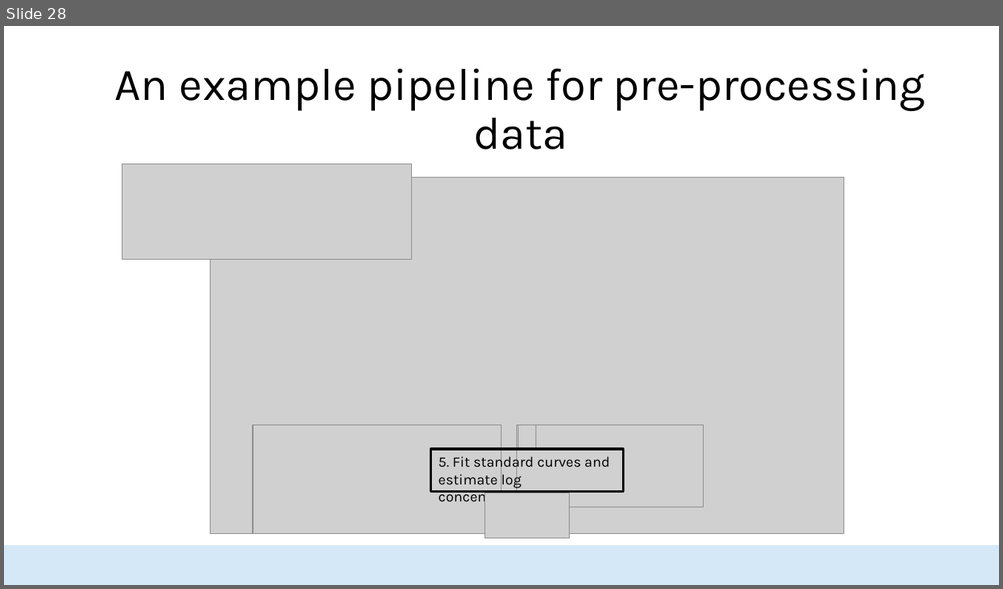
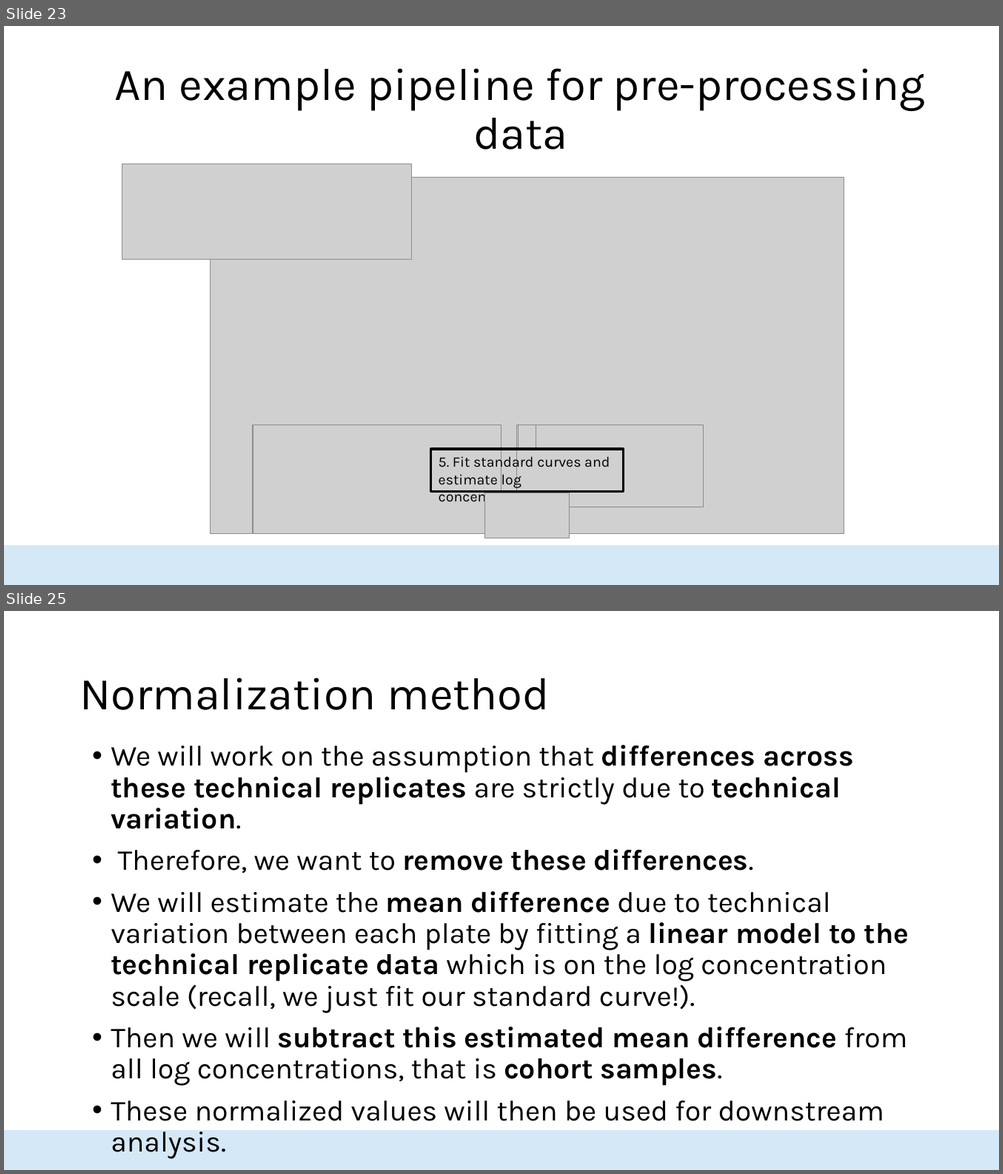
Before and after one commit to HopkinsIDD/seroanalytics_workshop, a slide deck: Lecture 2/Lecture 2 draft V2.pptx. Shown one above the other, each under a label of ours: slide 28 before the commit, slides 23 and 25 after it; the slides between them are not shown. The pictures are 1003x589 and 1003x1174 pixels, drawn with LibreOffice and Linux fonts; fonts in the diff are those of the drawing; grey boxes stand for pictures; background and template pictures are left out. Boxes give left, top, right and bottom in pixels: in the first picture for what was removed or moved away, otherwise in the second. Text is boxed around its words. In the diff, an @@ line names an element or a change of style, - is before the commit and + after.

```diff
--- a/Lecture 2/Lecture 2 draft V2.pptx
+++ b/Lecture 2/Lecture 2 draft V2.pptx
@@ slide 25 added at bbox=[4, 611, 999, 1170], background #FFFFFF; not listed: 1 template element that a slide beside it also shows @@
@@ title added at bbox=[79, 678, 549, 710], 44 pt, text #000000 @@
+Normalization method
@@ text added at bbox=[111, 745, 909, 1159], 28 pt, text #000000 @@
+• We will work on the assumption that differences across these technical replicates are strictly due to technical variation.
+• Therefore, we want to remove these differences.
+• We will estimate the mean difference due to technical variation between each plate by fitting a linear model to the technical replicate data which is on the log concentration scale (recall, we just fit our standard curve!).
+• Then we will subtract this estimated mean difference from all log concentrations, that is cohort samples.
+• These normalized values will then be used for downstream analysis.
@@ what was slide 28 is now slide 23 @@
```
Also in this commit, not shown: 12 slides changed, 8 other slides added, 17 slides removed.
